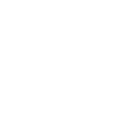
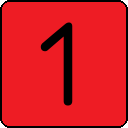
Layered file, before and after one edit (w=128, h=128). Changes by layer:
added layer "1" (1st of 2) above "1" over [40, 22, 73, 106]
showed "Black Border" over [0, 0, 128, 128]
hid "White" over [0, 0, 128, 128]
